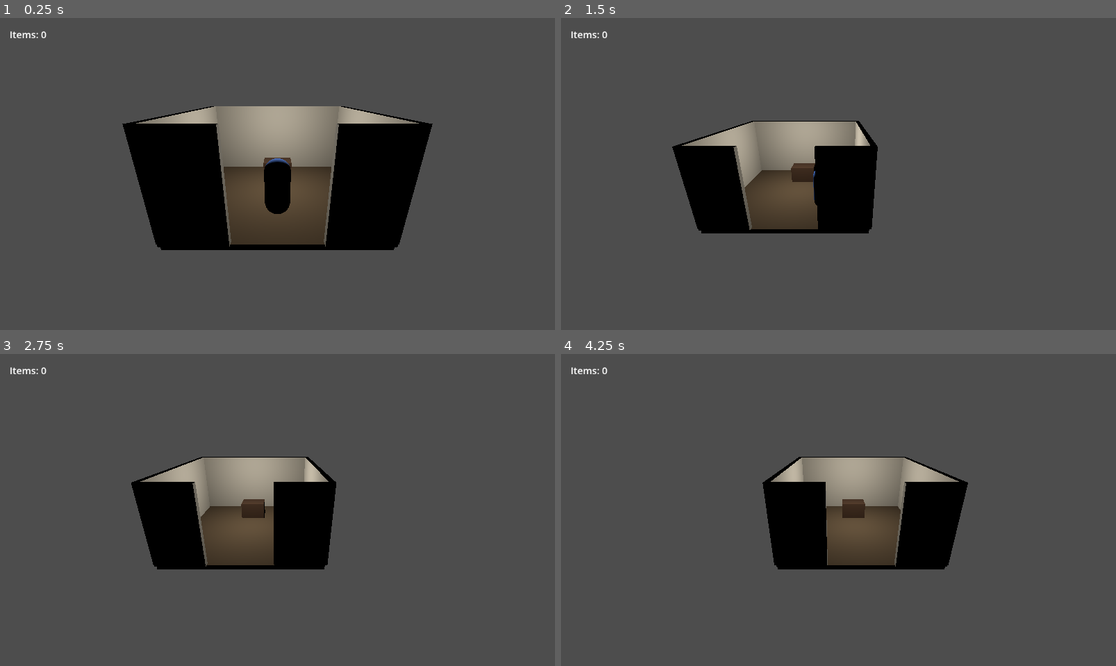
Above: before the commit, frames 1-4 (two rows, left to right).
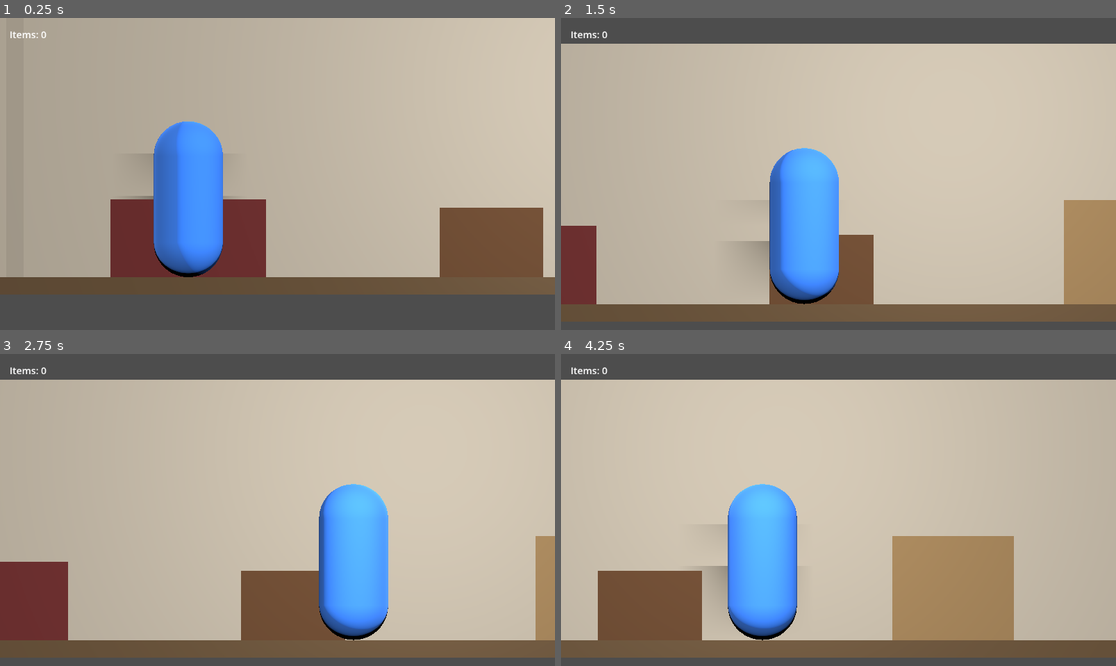
Above: after the commit, the same moments.

Repository: Natkiio/union-city-3d-remake
Game: Godot game, scene res://scenes/house/house_interior.tscn
Same seed, same stepped clock (60 frames per second), same inputs: the game is played once before the commit and once after it. This scene is started directly instead of the project's main scene.
Inputs:
- Up to frame 1 (0.25 s): no input
- Up to frame 2 (1.5 s): hold D (move_right) 0.53-1.28 s; tap Space (attack) at 0.6 s; hold A (move_left) from 1.28 s (still down); tap E (interact) at 1.35 s
- Up to frame 3 (2.75 s): release A (move_left) at 2.03 s; hold D (move_right) from 2.03 s (still down); tap Space (attack) at 2.1 s
- Up to frame 4 (4.25 s): tap E (interact) at 2.85 s; release D (move_right) at 3.53 s; hold A (move_left) from 3.53 s (still down); tap Space (attack) at 3.6 s

The runs differ from the first frame. In frame 1, 85% of the frame differs, in the area x 0-100%, y 0-89%; in frame 2, 88%; in frame 3, 88%; in frame 4, 89%, in the area x 0-100%, y 8-98%.

Commit message:
Fix house interior: flat side-on camera, open front, longer room
- Camera: orthographic, no tilt, framed like the original flash game
  instead of the angled diorama view inherited from the exterior
- Removed the front walls blocking the view into the room
- Room widened from 6 to 14 units (X) to support side-scroll walking,
  with end caps instead of a front wall
- Furniture (couch, table, dresser, fridge) lined along the back wall
- Updated exterior door's spawn_x to land near the new room's entrance

Diff:
--- a/scenes/house/house_exterior.tscn
+++ b/scenes/house/house_exterior.tscn
@@ -104,7 +104,7 @@
 transform = Transform3D(1, 0, 0, 0, 1, 0, 0, 0, 1, 0, 1.5, 0)
 script = ExtResource("1")
 target_scene = "res://scenes/house/house_interior.tscn"
-spawn_x = 0.0
+spawn_x = -5.0
 
 [node name="TriggerShape" type="CollisionShape3D" parent="DoorTrigger"]
 shape = SubResource("Shape_Trigger")
--- a/scenes/house/house_interior.tscn
+++ b/scenes/house/house_interior.tscn
@@ -6,53 +6,70 @@
 [ext_resource type="PackedScene" path="res://scenes/ui/hud.tscn" id="4"]
 
 [sub_resource type="BoxShape3D" id="Shape_Floor"]
-size = Vector3(6, 0.2, 6)
+size = Vector3(14.4, 0.2, 2.6)
 
 [sub_resource type="BoxMesh" id="Mesh_Floor"]
-size = Vector3(6, 0.2, 6)
+size = Vector3(14.4, 0.2, 2.6)
 
 [sub_resource type="StandardMaterial3D" id="Mat_Floor"]
-albedo_color = Color(0.4, 0.32, 0.22, 1)
+albedo_color = Color(0.32, 0.25, 0.17, 1)
 
-[sub_resource type="BoxShape3D" id="Shape_FrontSide"]
-size = Vector3(1.8, 3, 0.2)
+[sub_resource type="BoxShape3D" id="Shape_Back"]
+size = Vector3(14.4, 3, 0.2)
 
-[sub_resource type="BoxMesh" id="Mesh_FrontSide"]
-size = Vector3(1.8, 3, 0.2)
+[sub_resource type="BoxMesh" id="Mesh_Back"]
+size = Vector3(14.4, 3, 0.2)
 
 [sub_resource type="StandardMaterial3D" id="Mat_Wall"]
-albedo_color = Color(0.78, 0.74, 0.66, 1)
+albedo_color = Color(0.55, 0.52, 0.47, 1)
 
-[sub_resource type="BoxShape3D" id="Shape_Back"]
-size = Vector3(6, 3, 0.2)
+[sub_resource type="BoxShape3D" id="Shape_End"]
+size = Vector3(0.2, 3, 2.6)
 
-[sub_resource type="BoxMesh" id="Mesh_Back"]
-size = Vector3(6, 3, 0.2)
+[sub_resource type="BoxMesh" id="Mesh_End"]
+size = Vector3(0.2, 3, 2.6)
 
-[sub_resource type="BoxShape3D" id="Shape_Side"]
-size = Vector3(0.2, 3, 6)
+[sub_resource type="BoxMesh" id="Mesh_Couch"]
+size = Vector3(1.8, 0.9, 0.7)
 
-[sub_resource type="BoxMesh" id="Mesh_Side"]
-size = Vector3(0.2, 3, 6)
+[sub_resource type="StandardMaterial3D" id="Mat_Couch"]
+albedo_color = Color(0.32, 0.12, 0.12, 1)
 
 [sub_resource type="BoxMesh" id="Mesh_Table"]
-size = Vector3(1.2, 0.8, 0.8)
+size = Vector3(1.2, 0.8, 0.7)
 
 [sub_resource type="StandardMaterial3D" id="Mat_Table"]
 albedo_color = Color(0.3, 0.2, 0.12, 1)
 
+[sub_resource type="BoxMesh" id="Mesh_Dresser"]
+size = Vector3(1.4, 1.2, 0.6)
+
+[sub_resource type="StandardMaterial3D" id="Mat_Dresser"]
+albedo_color = Color(0.45, 0.36, 0.24, 1)
+
+[sub_resource type="BoxMesh" id="Mesh_Fridge"]
+size = Vector3(1.0, 1.8, 0.7)
+
+[sub_resource type="StandardMaterial3D" id="Mat_Fridge"]
+albedo_color = Color(0.82, 0.82, 0.8, 1)
+
 [sub_resource type="BoxShape3D" id="Shape_Trigger"]
-size = Vector3(2.2, 3, 2.0)
+size = Vector3(1.8, 3, 2.6)
 
 [node name="HouseInterior" type="Node3D"]
 
-[node name="OmniLight3D" type="OmniLight3D" parent="."]
-transform = Transform3D(1, 0, 0, 0, 1, 0, 0, 0, 1, 0, 2.6, -3)
-light_energy = 2.2
-omni_range = 8.0
+[node name="DirectionalLight3D" type="DirectionalLight3D" parent="."]
+transform = Transform3D(1, 0, 0, 0, 0.9, 0.45, 0, -0.45, 0.9, 0, 4, 6)
+light_energy = 1.1
+shadow_enabled = true
+
+[node name="FillLight" type="OmniLight3D" parent="."]
+transform = Transform3D(1, 0, 0, 0, 1, 0, 0, 0, 1, 0, 2.2, 1)
+light_energy = 0.8
+omni_range = 16.0
 
 [node name="Floor" type="StaticBody3D" parent="."]
-transform = Transform3D(1, 0, 0, 0, 1, 0, 0, 0, 1, 0, -0.1, -3)
+transform = Transform3D(1, 0, 0, 0, 1, 0, 0, 0, 1, 0, -0.1, -1.2)
 
 [node name="Collision" type="CollisionShape3D" parent="Floor"]
 shape = SubResource("Shape_Floor")
@@ -61,28 +78,8 @@
 mesh = SubResource("Mesh_Floor")
 surface_material_override/0 = SubResource("Mat_Floor")
 
-[node name="FrontWallLeft" type="StaticBody3D" parent="."]
-transform = Transform3D(1, 0, 0, 0, 1, 0, 0, 0, 1, -2.1, 1.5, 0)
-
-[node name="Collision" type="CollisionShape3D" parent="FrontWallLeft"]
-shape = SubResource("Shape_FrontSide")
-
-[node name="Mesh" type="MeshInstance3D" parent="FrontWallLeft"]
-mesh = SubResource("Mesh_FrontSide")
-surface_material_override/0 = SubResource("Mat_Wall")
-
-[node name="FrontWallRight" type="StaticBody3D" parent="."]
-transform = Transform3D(1, 0, 0, 0, 1, 0, 0, 0, 1, 2.1, 1.5, 0)
-
-[node name="Collision" type="CollisionShape3D" parent="FrontWallRight"]
-shape = SubResource("Shape_FrontSide")
-
-[node name="Mesh" type="MeshInstance3D" parent="FrontWallRight"]
-mesh = SubResource("Mesh_FrontSide")
-surface_material_override/0 = SubResource("Mat_Wall")
-
 [node name="BackWall" type="StaticBody3D" parent="."]
-transform = Transform3D(1, 0, 0, 0, 1, 0, 0, 0, 1, 0, 1.5, -6)
+transform = Transform3D(1, 0, 0, 0, 1, 0, 0, 0, 1, 0, 1.5, -2.5)
 
 [node name="Collision" type="CollisionShape3D" parent="BackWall"]
 shape = SubResource("Shape_Back")
@@ -91,35 +88,56 @@
 mesh = SubResource("Mesh_Back")
 surface_material_override/0 = SubResource("Mat_Wall")
 
-[node name="LeftWall" type="StaticBody3D" parent="."]
-transform = Transform3D(1, 0, 0, 0, 1, 0, 0, 0, 1, -3, 1.5, -3)
+[node name="LeftEndWall" type="StaticBody3D" parent="."]
+transform = Transform3D(1, 0, 0, 0, 1, 0, 0, 0, 1, -7, 1.5, -1.2)
 
-[node name="Collision" type="CollisionShape3D" parent="LeftWall"]
-shape = SubResource("Shape_Side")
+[node name="Collision" type="CollisionShape3D" parent="LeftEndWall"]
+shape = SubResource("Shape_End")
 
-[node name="Mesh" type="MeshInstance3D" parent="LeftWall"]
-mesh = SubResource("Mesh_Side")
+[node name="Mesh" type="MeshInstance3D" parent="LeftEndWall"]
+mesh = SubResource("Mesh_End")
 surface_material_override/0 = SubResource("Mat_Wall")
 
-[node name="RightWall" type="StaticBody3D" parent="."]
-transform = Transform3D(1, 0, 0, 0, 1, 0, 0, 0, 1, 3, 1.5, -3)
+[node name="RightEndWall" type="StaticBody3D" parent="."]
+transform = Transform3D(1, 0, 0, 0, 1, 0, 0, 0, 1, 7, 1.5, -1.2)
 
-[node name="Collision" type="CollisionShape3D" parent="RightWall"]
-shape = SubResource("Shape_Side")
+[node name="Collision" type="CollisionShape3D" parent="RightEndWall"]
+shape = SubResource("Shape_End")
 
-[node name="Mesh" type="MeshInstance3D" parent="RightWall"]
-mesh = SubResource("Mesh_Side")
+[node name="Mesh" type="MeshInstance3D" parent="RightEndWall"]
+mesh = SubResource("Mesh_End")
 surface_material_override/0 = SubResource("Mat_Wall")
 
+[node name="Couch" type="StaticBody3D" parent="."]
+transform = Transform3D(1, 0, 0, 0, 1, 0, 0, 0, 1, -5, 0.45, -2.1)
+
+[node name="Mesh" type="MeshInstance3D" parent="Couch"]
+mesh = SubResource("Mesh_Couch")
+surface_material_override/0 = SubResource("Mat_Couch")
+
 [node name="Table" type="StaticBody3D" parent="."]
-transform = Transform3D(1, 0, 0, 0, 1, 0, 0, 0, 1, 0, 0.4, -4.5)
+transform = Transform3D(1, 0, 0, 0, 1, 0, 0, 0, 1, -1.5, 0.4, -2.1)
 
 [node name="Mesh" type="MeshInstance3D" parent="Table"]
 mesh = SubResource("Mesh_Table")
 surface_material_override/0 = SubResource("Mat_Table")
 
+[node name="Dresser" type="StaticBody3D" parent="."]
+transform = Transform3D(1, 0, 0, 0, 1, 0, 0, 0, 1, 2, 0.6, -2.1)
+
+[node name="Mesh" type="MeshInstance3D" parent="Dresser"]
+mesh = SubResource("Mesh_Dresser")
+surface_material_override/0 = SubResource("Mat_Dresser")
+
+[node name="Fridge" type="StaticBody3D" parent="."]
+transform = Transform3D(1, 0, 0, 0, 1, 0, 0, 0, 1, 5, 0.9, -2.1)
+
+[node name="Mesh" type="MeshInstance3D" parent="Fridge"]
+mesh = SubResource("Mesh_Fridge")
+surface_material_override/0 = SubResource("Mat_Fridge")
+
 [node name="ExitDoorTrigger" type="Area3D" parent="."]
-transform = Transform3D(1, 0, 0, 0, 1, 0, 0, 0, 1, 0, 1.5, 0)
+transform = Transform3D(1, 0, 0, 0, 1, 0, 0, 0, 1, -6.3, 1.5, -1.2)
 script = ExtResource("1")
 target_scene = "res://scenes/main.tscn"
 spawn_x = 25.0
@@ -128,14 +146,15 @@
 shape = SubResource("Shape_Trigger")
 
 [node name="Player" parent="." instance=ExtResource("2")]
-transform = Transform3D(1, 0, 0, 0, 1, 0, 0, 0, 1, 0, 1, -1.5)
+transform = Transform3D(1, 0, 0, 0, 1, 0, 0, 0, 1, -5, 1, -1.2)
 
 [node name="CameraRig" type="Node3D" parent="."]
 script = ExtResource("3")
-offset = Vector3(0, 4.5, 9)
+offset = Vector3(0, 1.5, 6)
 follow_speed = 6.0
 
 [node name="Camera3D" type="Camera3D" parent="CameraRig"]
-transform = Transform3D(1, 0, 0, 0, 0.93, 0.37, 0, -0.37, 0.93, 0, 0, -3)
+projection = 1
+size = 3.6
 
 [node name="HUD" parent="." instance=ExtResource("4")]
Binary file added: scenes/house/Screenshot 2026-10-17 at 17.41.18.png
Not shown, added: scenes/house/Screenshot 2026-10-17 at 17.41.18.png.import
Not shown: 1 places in scenes/house/house_interior.tscn that only renumber resources
